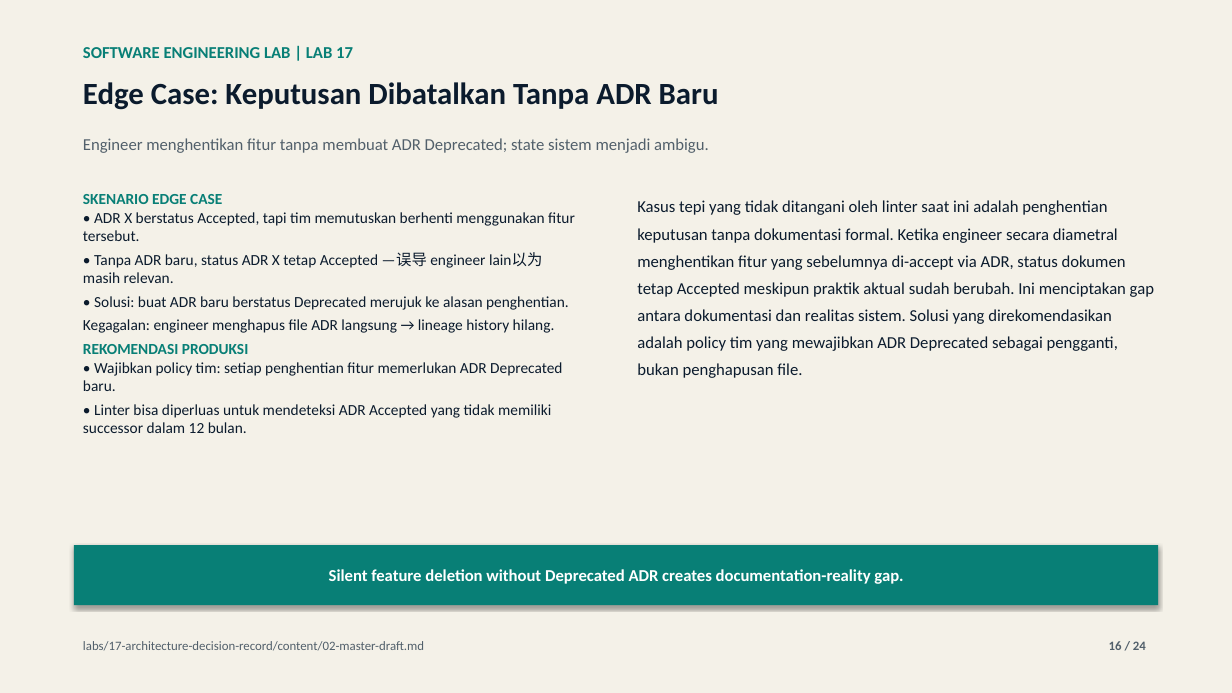
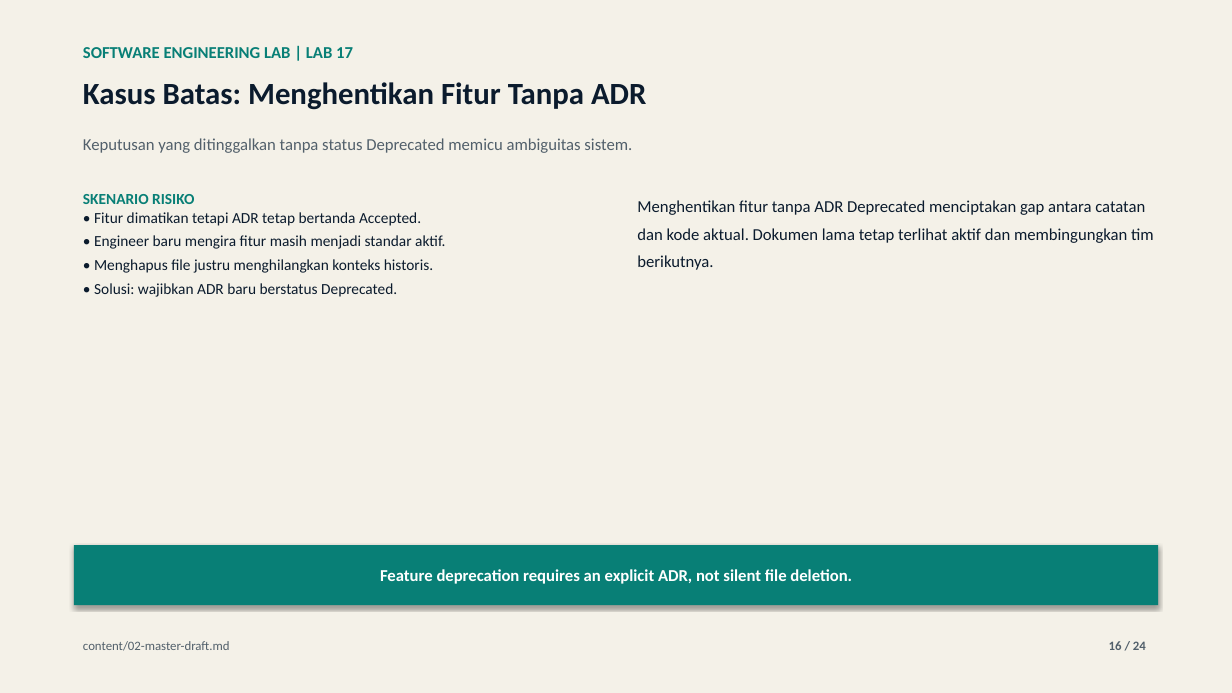
Before and after one commit to lukman-ss/software-engineering-lab, a slide deck: slide 16 of labs/17-architecture-decision-record/result/linkedin/lab-17-architecture-decision-record-carousel.pptx. Drawn at 1232x693 pixels with LibreOffice and Linux fonts; fonts in the diff are those of the drawing. Boxes give left, top, right and bottom in pixels: in the first picture for what was removed or moved away, otherwise in the second. Text is boxed around its words. In the diff, an @@ line names an element or a change of style, - is before the commit and + after.

```diff
--- a/labs/17-architecture-decision-record/result/linkedin/lab-17-architecture-decision-record-carousel.pptx
+++ b/labs/17-architecture-decision-record/result/linkedin/lab-17-architecture-decision-record-carousel.pptx
@@ text at <box>83,82,646,110</box>: text changed @@
-Edge Case: Keputusan Dibatalkan Tanpa ADR Baru
+Kasus Batas: Menghentikan Fitur Tanpa ADR
@@ text at <box>83,138,632,153</box>: text changed @@
-Engineer menghentikan fitur tanpa membuat ADR Deprecated; state sistem menjadi ambigu.
+Keputusan yang ditinggalkan tanpa status Deprecated memicu ambiguitas sistem.
@@ text at <box>83,194,445,297</box>: text changed @@
-SKENARIO EDGE CASE
-• ADR X berstatus Accepted, tapi tim memutuskan berhenti menggunakan fitur tersebut.
-• Tanpa ADR baru, status ADR X tetap Accepted —误导 engineer lain以为 masih relevan.
-• Solusi: buat ADR baru berstatus Deprecated merujuk ke alasan penghentian.
-Kegagalan: engineer menghapus file ADR langsung → lineage history hilang.
-REKOMENDASI PRODUKSI
-• Wajibkan policy tim: setiap penghentian fitur memerlukan ADR Deprecated baru.
-• Linter bisa diperluas untuk mendeteksi ADR Accepted yang tidak memiliki successor dalam 12 bulan.
+SKENARIO RISIKO
+• Fitur dimatikan tetapi ADR tetap bertanda Accepted.
+• Engineer baru mengira fitur masih menjadi standar aktif.
+• Menghapus file justru menghilangkan konteks historis.
+• Solusi: wajibkan ADR baru berstatus Deprecated.
@@ text at <box>637,200,1154,270</box>: text changed @@
-Kasus tepi yang tidak ditangani oleh linter saat ini adalah penghentian keputusan tanpa dokumentasi formal. Ketika engineer secara diametral menghentikan fitur yang sebelumnya di-accept via ADR, status dokumen tetap Accepted meskipun praktik aktual sudah berubah. Ini menciptakan gap antara dokumentasi dan realitas sistem. Solusi yang direkomendasikan adalah policy tim yang mewajibkan ADR Deprecated sebagai pengganti, bukan penghapusan file.
+Menghentikan fitur tanpa ADR Deprecated menciptakan gap antara catatan dan kode aktual. Dokumen lama tetap terlihat aktif dan membingungkan tim berikutnya.
@@ text in rectangle at <box>380,569,852,584</box>: text changed @@
-Silent feature deletion without Deprecated ADR creates documentation-reality gap.
+Feature deprecation requires an explicit ADR, not silent file deletion.
@@ text at <box>83,641,230,651</box>: text changed @@
-labs/17-architecture-decision-record/content/02-master-draft.md
+content/02-master-draft.md
```
Also in this commit, not shown: 21 other slides changed, 5 other files.
